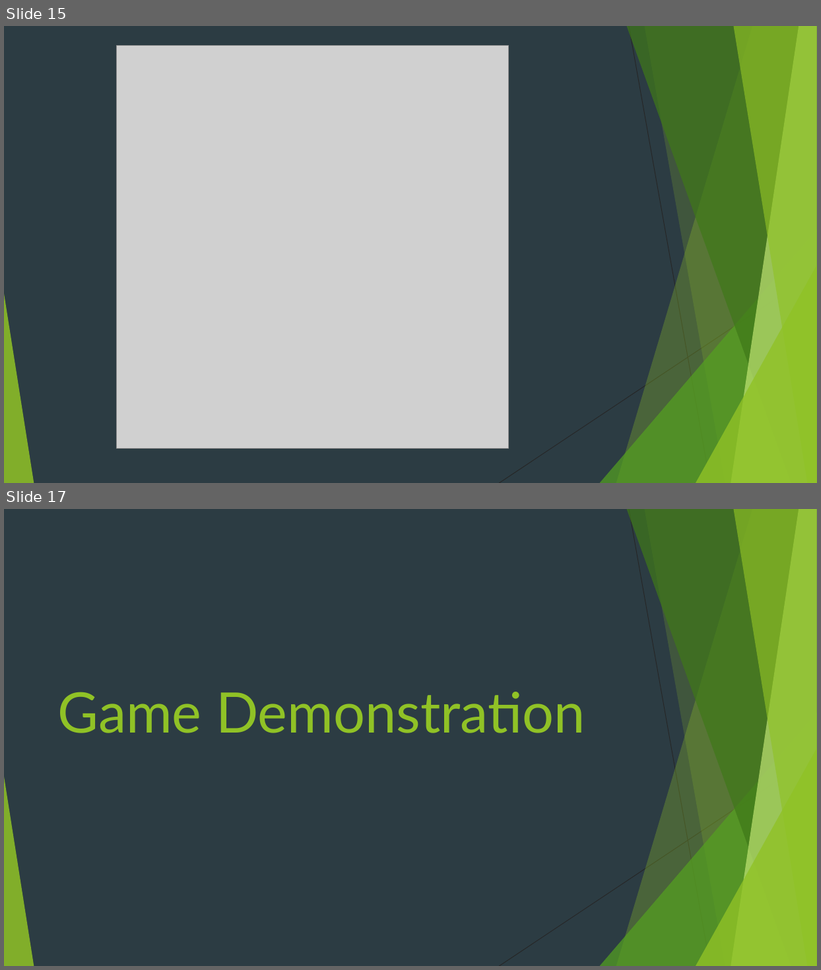
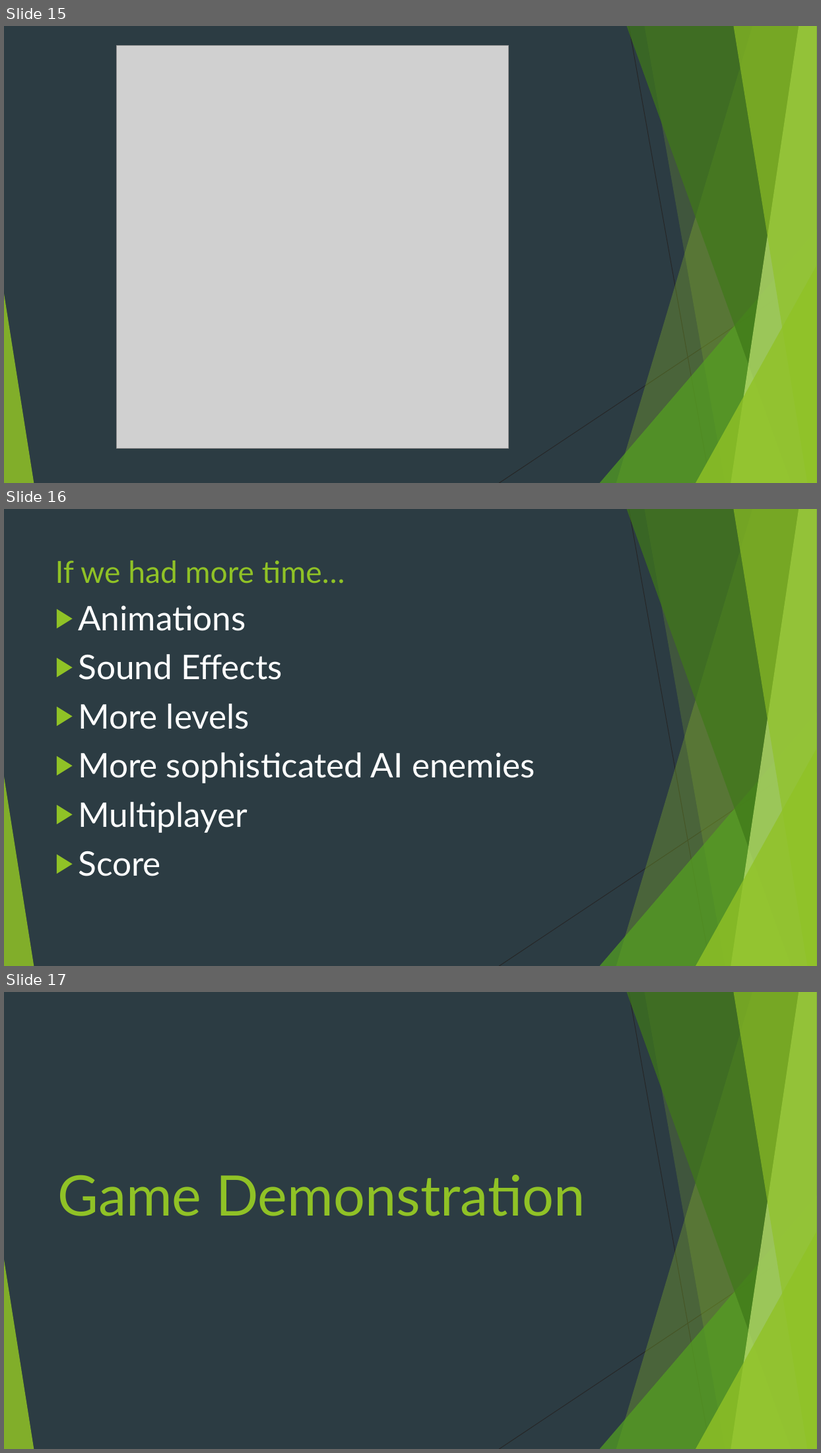
Before and after one commit to goldsteinmt/Tanks, a slide deck: FinalPresentation.pptx. Shown one above the other, each under a label of ours: slides 15 and 17 before the commit, slides 15, 16 and 17 after it; the slides between them are not shown. The pictures are 821x970 and 821x1453 pixels, drawn with LibreOffice and Linux fonts; fonts in the diff are those of the drawing; grey boxes stand for pictures. Boxes give left, top, right and bottom in pixels: in the first picture for what was removed or moved away, otherwise in the second. Text is boxed around its words. In the diff, an @@ line names an element or a change of style, - is before the commit and + after.

```diff
--- a/FinalPresentation.pptx
+++ b/FinalPresentation.pptx
@@ slide 16 added at <box>4,509,817,966</box>, background #2C3C43; not listed: 10 template elements that a slide beside it also shows @@
@@ title added at <box>55,560,345,584</box>, 36 pt, text #90C226 @@
+If we had more time…
@@ text added at <box>78,605,535,833</box>, 40 pt, text #FFFFFF @@
+▶ Animations
+▶ Sound Effects
+▶ More levels
+▶ More sophisticated AI enemies
+▶ Multiplayer
+▶ Score
```
Also in this commit, not shown: 2 slides changed, 1 other slide added, 1 slide removed.
